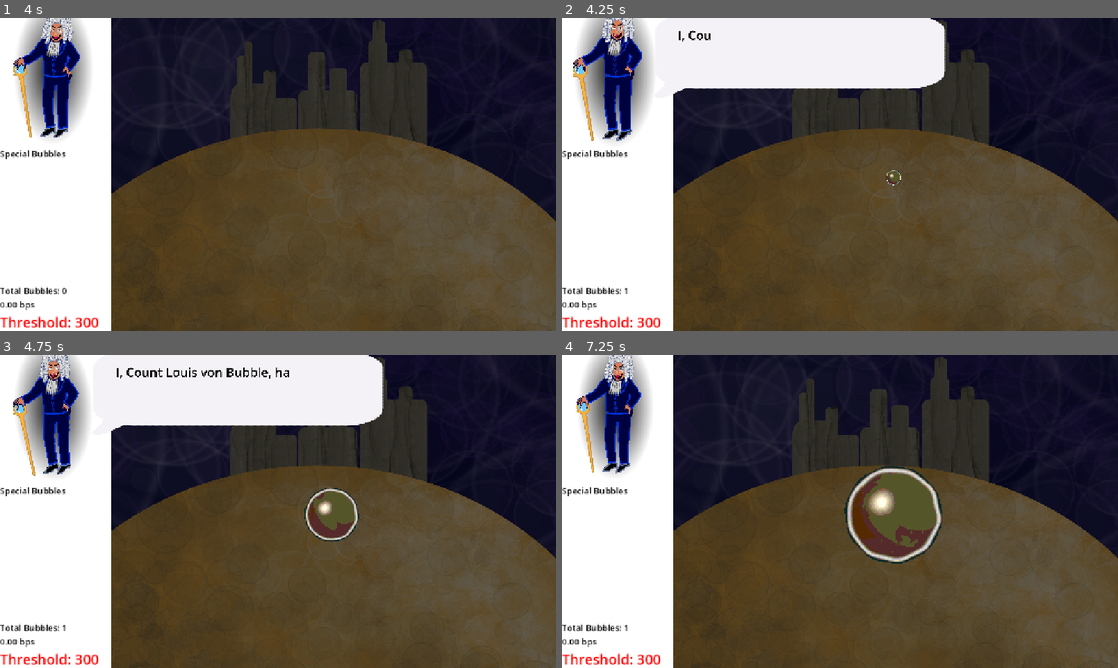
Above: before the commit, frames 1-4 (two rows, left to right).
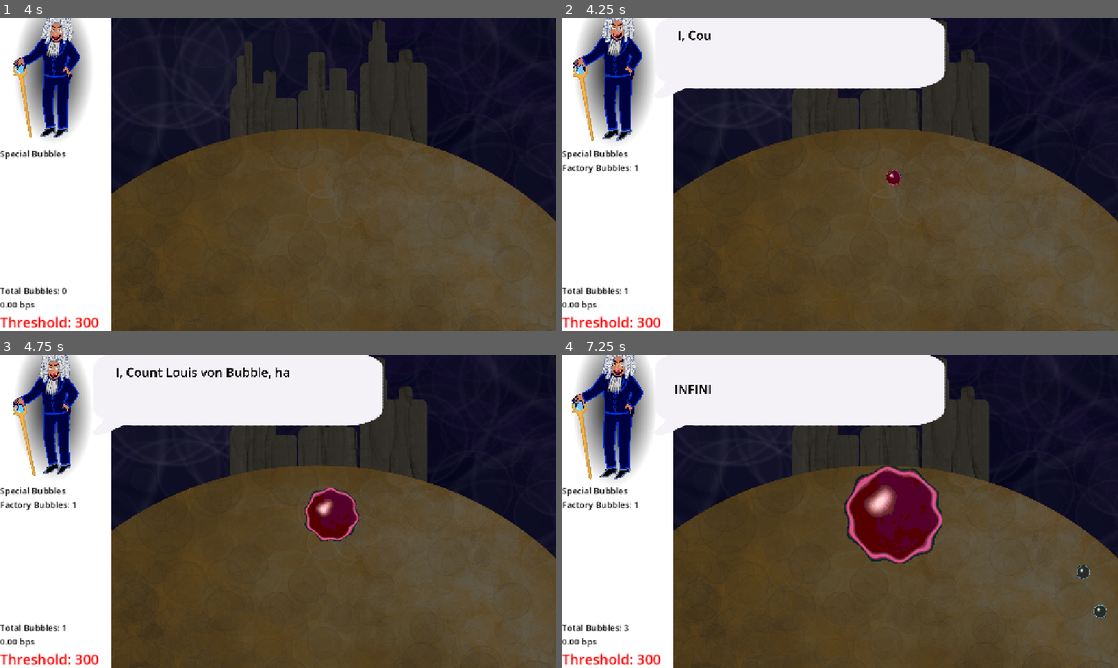
Above: after the commit, the same moments.

Repository: Isaac-SOL/Pop-the-Bubble
Game: Godot game, scene res://scenes/level/main_menu.tscn
The game is run twice, just before and just after one commit, with the same random seed, the same clock (stepped at 60 frames per second) and the same inputs.
Inputs (mouse positions are in pixels of both pictures, inside the frame that each line leads up to):
- Up to frame 1 (4 s): click (133, 187) at 0.5 s; move the mouse to (400, 158) at 1.27 s; press the mouse at (400, 158) at 1.28 s; release the mouse at (400, 158) at 2 s; drag from (166, 190) to (44, 174) at 2.02 s; move the mouse to (333, 105) at 2.77 s; press the mouse at (333, 105) at 2.78 s; release the mouse at (333, 105) at 3.5 s; drag from (250, 237) to (111, 127) at 3.52 s
- Up to frame 2 (4.25 s): no input
- Up to frame 3 (4.75 s): move the mouse to (444, 558) at 4.27 s; press the mouse at (444, 558) at 4.28 s
- Up to frame 4 (7.25 s): release the mouse at (1006, 558) at 5 s; drag from (673, 464) to (756, 433) at 5.02 s; move the mouse to (867, 511) at 5.77 s; press the mouse at (867, 511) at 5.78 s; release the mouse at (867, 511) at 6.5 s; drag from (756, 433) to (606, 511) at 6.52 s

Frame 1 is identical in both runs. In frame 2, 0.3% of the frame differs, in the area x 0-61%, y 46-54%; in frame 3, 1.5%; in frame 4, 17%, in the area x 0-98%, y 0-89%.
Error before the commit: Invalid assignment of property or key 'factory_spawn_rate' with value of type 'int' on a base object of type 'Area2D (Bubble)'. (res://scripts/level/main.gd:49)

Commit message:
Slowed down count messages

Diff:
--- /dev/null
+++ b/scenes/objects/bubbles/bubble_popclose.tscn
@@ -0,0 +1,24 @@
+[gd_scene format=3 uid="uid://bv6qy7md01hw4"]
+
+[ext_resource type="PackedScene" uid="uid://btrnaiw5jker4" path="res://scenes/objects/bubbles/bubble.tscn" id="1_hxkly"]
+[ext_resource type="Script" uid="uid://fmh60m7mjv3l" path="res://scripts/objects/bubbles/bubble_popclose.gd" id="2_3ukpn"]
+[ext_resource type="Shader" uid="uid://31wsj26wc0o6" path="res://assets/shaders/bubble_shader.gdshader" id="3_xcpsm"]
+
+[sub_resource type="ShaderMaterial" id="ShaderMaterial_42d5r"]
+resource_local_to_scene = true
+shader = ExtResource("3_xcpsm")
+shader_parameter/bubble_color = Color(0.1, 0.6, 1, 1)
+shader_parameter/rim_color = Color(0.2, 0.2, 1, 1)
+shader_parameter/rim_width = 0.2
+shader_parameter/wobble_strength = 0.01
+shader_parameter/wobble_speed = 10.0
+shader_parameter/light_direction = Vector2(1, -1)
+shader_parameter/lens_radius = 5.0
+shader_parameter/lens_power = 0.2
+shader_parameter/tint_strength = 1.0
+
+[node name="bubble_popclose" unique_id=501984861 instance=ExtResource("1_hxkly")]
+script = ExtResource("2_3ukpn")
+
+[node name="Sprite2D" parent="." index="3" unique_id=24901897]
+material = SubResource("ShaderMaterial_42d5r")
--- a/scripts/level/main.gd
+++ b/scripts/level/main.gd
@@ -18,7 +18,7 @@
 @onready var background: Sprite2D = %background
 @onready var label_threshold: Label = %LabelThreshold
 @onready var player_hand: Hand = $player_hand
-@onready var powers_container: VBoxContainer = %powers_container
+#@onready var powers_container: VBoxContainer = %powers_container
 @onready var count: Count = %count
 @onready var nugget_parent: Node2D = %NuggetParent
 
@@ -46,7 +46,7 @@
 	Global.dialogue_node.set_dialogue("I, Count Louis von Bubble, have fused all industries of the world into a single, big bubble factory!", 0)
 	var big_bubble = Global.main_node.spawn_bubble(%SpawnRect.position, 5, 1)[0]
 	big_bubble.speed = 0.0
-	big_bubble.factory_spawn_rate = 300
+	#big_bubble.factory_spawn_rate = 300
 	big_bubble.set_bubble_factory()
 	big_bubble.spawn_factories = true
 	await Global.dialogue_node.dialogue_passed
@@ -73,19 +73,19 @@
 	auto_dialogue_p1()
 
 func auto_dialogue_p1():
-	await Global.seconds(5)
+	await Global.seconds(15)
 	Global.dialogue_node.set_dialogue("Hmph. An anti-bubblist stuck in the past, I see.")
-	await Global.seconds(7)
+	await Global.seconds(15)
 	Global.dialogue_node.set_dialogue("Your popping is meaningless. You cannot hurt me in a way that matters.")
-	await Global.seconds(7)
+	await Global.seconds(15)
 	Global.dialogue_node.set_dialogue("You think you're being smart? [color=red]If you destroy my factories willy-nilly, you're gonna destabilize everything![/color]")
-	await Global.seconds(7)
+	await Global.seconds(15)
 	Global.dialogue_node.set_dialogue("Is that all you are? A destabilizer? Tell me, have you ever *built* anything?")
-	await Global.seconds(7)
+	await Global.seconds(15)
 	Global.dialogue_node.set_dialogue("I built all this with my grand intellect! My growth-focused mindset!")
-	await Global.seconds(7)
+	await Global.seconds(15)
 	Global.dialogue_node.set_dialogue("I started with pretty much nothing! Nothing but my parents' bubble mine in the south!")
-	await Global.seconds(7)
+	await Global.seconds(15)
 	Global.dialogue_node.set_dialogue("I'm a self-made Man!", 3)
 
 func _process(_delta: float) -> void:
@@ -131,8 +131,8 @@
 func set_count_phase(phase: int)-> void:
 	match phase:
 		0:
-			#BubbleManager.phase_powers = [BubbleManager.BUBBLE_FACTORY]
-			BubbleManager.phase_powers = [BubbleManager.BUBBLE_INTERNET, BubbleManager.BUBBLE_DIVIDEND, BubbleManager.BUBBLE_SPECULATIVE, BubbleManager.BUBBLE_METAVERSE, BubbleManager.BUBBLE_STONK, BubbleManager.BUBBLE_FACTORY, BubbleManager.BUBBLE_STORM, BubbleManager.BUBBLE_GPT]
+			BubbleManager.phase_powers = []
+			#BubbleManager.phase_powers = [BubbleManager.BUBBLE_INTERNET, BubbleManager.BUBBLE_DIVIDEND, BubbleManager.BUBBLE_SPECULATIVE, BubbleManager.BUBBLE_METAVERSE, BubbleManager.BUBBLE_STONK, BubbleManager.BUBBLE_FACTORY, BubbleManager.BUBBLE_STORM, BubbleManager.BUBBLE_GPT]
 			count.animated_sprite_2d.play("normal")
 			background.texture = PLANETE_BUBBLE_SECHE_USINE
 			for lvl in range(3-1):
@@ -191,7 +191,7 @@
 		if bubble.spawn_factories:
 			for b: Bubble in bubbles_spawned:
 				b.set_bubble_factory()
-				b.factory_spawn_rate = 200
+				#b.factory_spawn_rate = 200
 		bubble.pop_animation()
 		shake_vertical(bubble.bubble_level * bubble.bubble_level * 3, 0.5)
 	update_bubble_count()
--- a/scripts/objects/bubbles/bubble.gd
+++ b/scripts/objects/bubbles/bubble.gd
@@ -147,7 +147,7 @@
 	timer_factory = Timer.new()
 	timer_factory.one_shot = true
 	add_child(timer_factory)
-	timer_factory.timeout.connect(create_bubble.bind(timer_factory, Vector2(1.0,factory_max_range_timer), true, 1, 2))
+	timer_factory.timeout.connect(create_bubble.bind(timer_factory, Vector2(1.0,factory_max_range_timer), true, 0, 2))
 	timer_factory.start(1.0)
 
 func set_bubble_internet(activate: bool = true)-> void:
@@ -163,7 +163,7 @@
 	else:
 		for bubble : Bubble in Global.all_bubbles:
 			if bubble.is_factory:
-				bubble.pawn_rate = bubble.DEFAULT_SPAWN_RATE
+				bubble.spawn_rate = bubble.DEFAULT_SPAWN_RATE
 				bubble.factory_max_range_timer = bubble.DEFAULT_FACTORY_MAX_RANGE_TIMER
 
 
--- /dev/null
+++ b/scripts/objects/bubbles/bubble_popclose.gd
@@ -0,0 +1 @@
+class_name BubblePopClose extends Bubble
--- a/scripts/player/player_hand.gd
+++ b/scripts/player/player_hand.gd
@@ -17,9 +17,9 @@
 
 	if Input.is_action_just_pressed("left_click") and can_click:
 		var popped := false
-		for area in %Area.get_overlapping_areas():
-			if area is Bubble:
-				area.bubble_popped()
+		for other_area in %Area.get_overlapping_areas():
+			if other_area is Bubble:
+				other_area.bubble_popped()
 				popped = true
 		if popped:
 			move_hand_click(get_global_mouse_position())
@@ -62,8 +62,8 @@
 	freeze_timer = get_tree().create_timer(0.5, false)
 	freeze_timer.timeout.connect(curr_target.queue_free)
 
-func _on_area_area_entered(area: Area2D) -> void:
+func _on_area_area_entered(other_area: Area2D) -> void:
 	if can_click and pressed_time > 0.5:
-		if area is Bubble:
-			if area.bubble_level == 0:
-				area.bubble_popped()
+		if other_area is Bubble:
+			if other_area.bubble_level == 0:
+				other_area.bubble_popped()
Not shown, added: scripts/objects/bubbles/bubble_popclose.gd.uid
